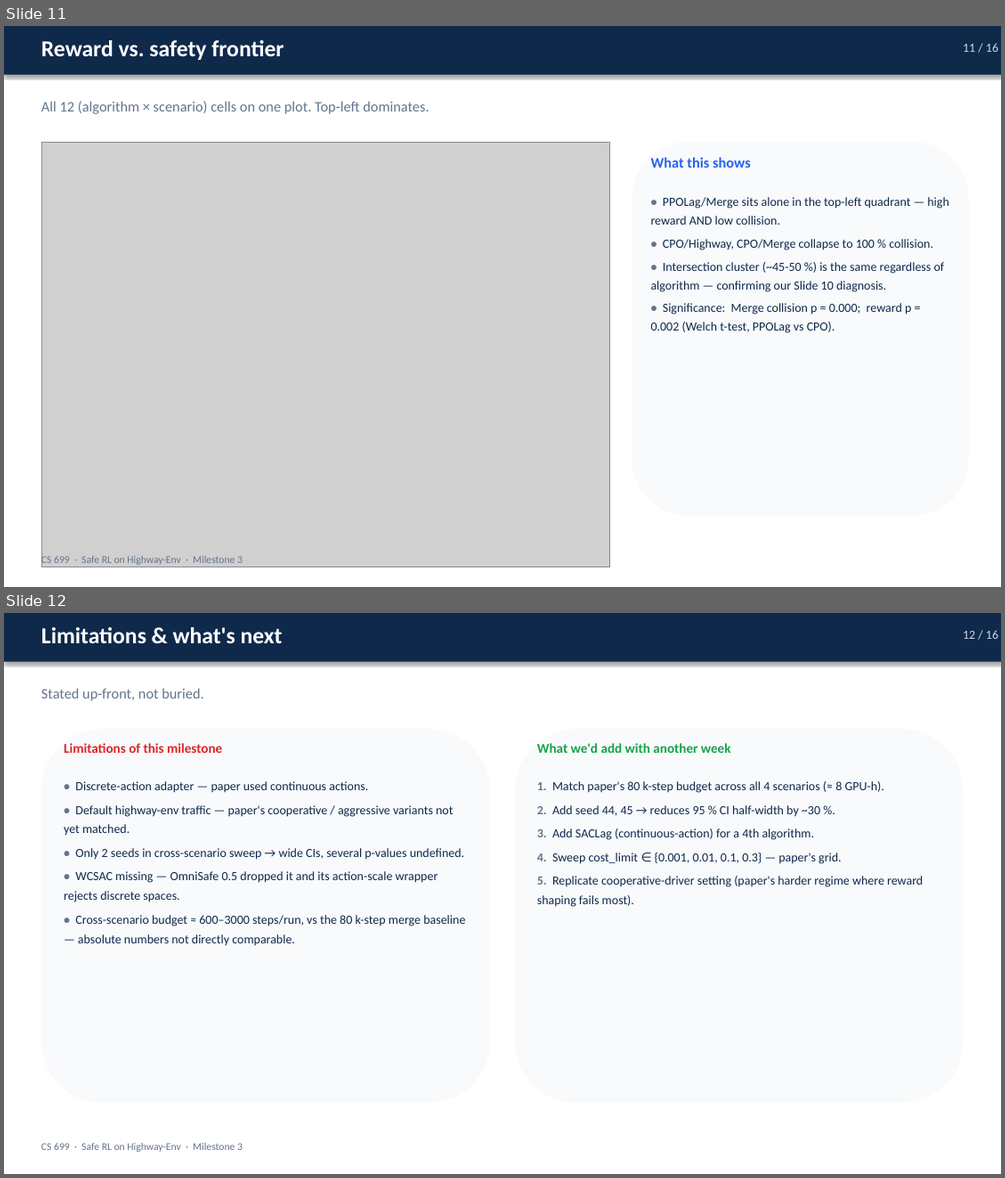
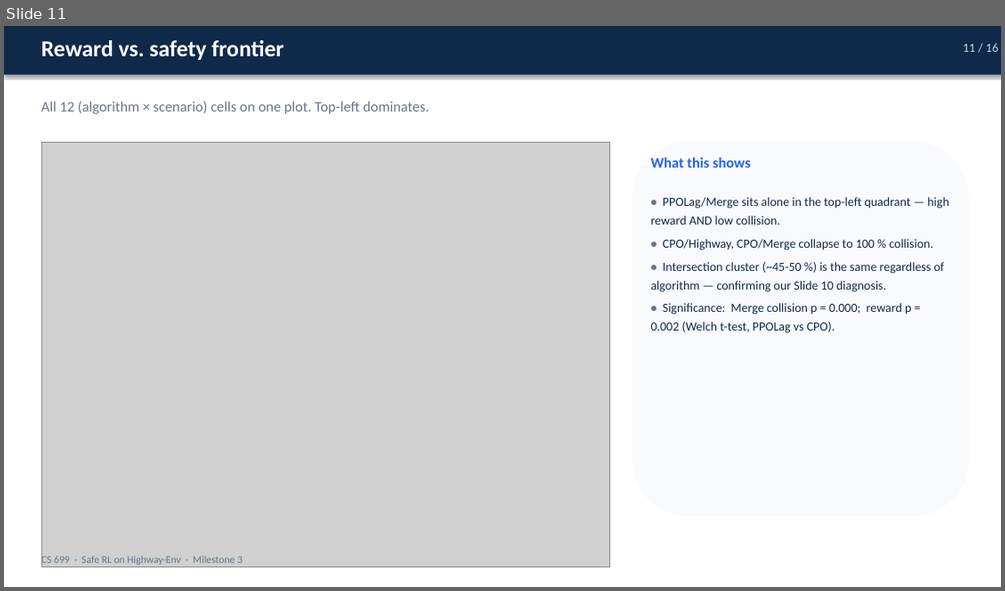
Before and after one commit to BonianHan/CS699-SafeRL-Project, a slide deck: final_present/Final_Report_Slides.pptx. Shown one above the other, each under a label of ours: slides 11 and 12 before the commit, slide 11 after it. The pictures are 1005x1178 and 1005x591 pixels, drawn with LibreOffice and Linux fonts; fonts in the diff are those of the drawing; grey boxes stand for pictures. Boxes give left, top, right and bottom in pixels: in the first picture for what was removed or moved away, otherwise in the second. Text is boxed around its words. In the diff, an @@ line names an element or a change of style, - is before the commit and + after.

Commit message:
Drop next-step language from slide deck
Removed slide 12 ("Limitations & what's next") and rephrased the
take-aways slide to drop "These are the next milestone." — the
project is complete, the deck is the final deliverable, not a
forward-looking plan.

```diff
--- a/final_present/Final_Report_Slides.pptx
+++ b/final_present/Final_Report_Slides.pptx
@@ slide 12 removed at <box>4,613,1001,1174</box>, background #FFFFFF @@
@@ rectangle removed at <box>4,613,1001,662</box> @@
@@ text removed at <box>41,627,283,643</box> @@
-Limitations & what's next
@@ text removed at <box>963,630,998,639</box> @@
-12 / 16
@@ text removed at <box>41,688,203,701</box> @@
-Stated up-front, not buried.
@@ rounded rectangle removed at <box>41,729,490,1103</box> @@
@@ text removed at <box>64,743,222,753</box> @@
-Limitations of this milestone
@@ rounded rectangle removed at <box>515,729,963,1103</box> @@
@@ text removed at <box>537,743,731,753</box> @@
-What we'd add with another week
@@ text removed at <box>64,781,465,946</box> @@
-• Discrete-action adapter — paper used continuous actions.
-• Default highway-env traffic — paper's cooperative / aggressive variants not yet matched.
-• Only 2 seeds in cross-scenario sweep → wide CIs, several p-values undefined.
-• WCSAC missing — OmniSafe 0.5 dropped it and its action-scale wrapper rejects discrete spaces.
-• Cross-scenario budget ≈ 600–3000 steps/run, vs the 80 k-step merge baseline — absolute numbers not directly comparable.
@@ text removed at <box>537,781,922,907</box> @@
-1. Match paper's 80 k-step budget across all 4 scenarios (≈ 8 GPU-h).
-2. Add seed 44, 45 → reduces 95 % CI half-width by ~30 %.
-3. Add SACLag (continuous-action) for a 4th algorithm.
-4. Sweep cost_limit ∈ {0.001, 0.01, 0.1, 0.3} — paper's grid.
-5. Replicate cooperative-driver setting (paper's harder regime where reward shaping fails most).
@@ text removed at <box>41,1143,243,1151</box> @@
-CS 699 · Safe RL on Highway-Env · Milestone 3
```
Also in this commit, not shown: 1 slide changed, 2 other files.
